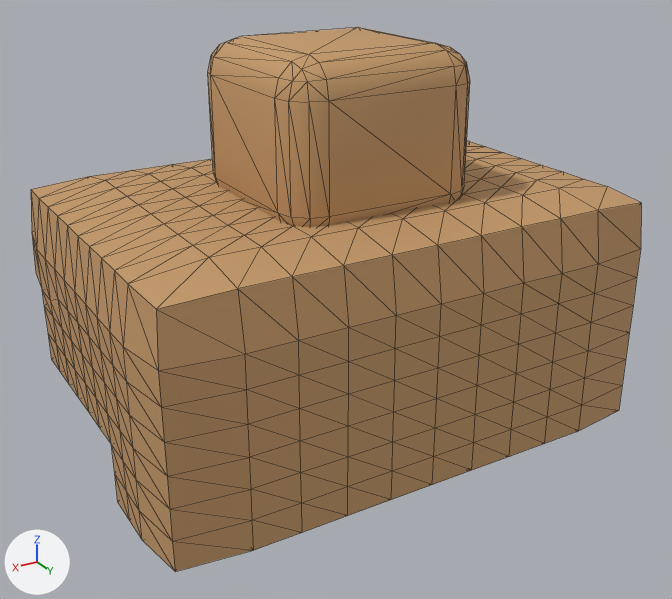
The glTF model public/assets/models/characters/wardrobe/hair-topbun-brown.glb, before and after one commit.
Rendered twice from a 50 mm lens placed at (0.439, 0.758, 0.495), pointed at (0.026, 0.069, 0.151). Lighting does not change. The marker at lower left points along +X, +Y and +Z. The older version comes first. Mesh edges are drawn as thin lines.

The first picture shows 'hair_shell', 'hair_topbun'.
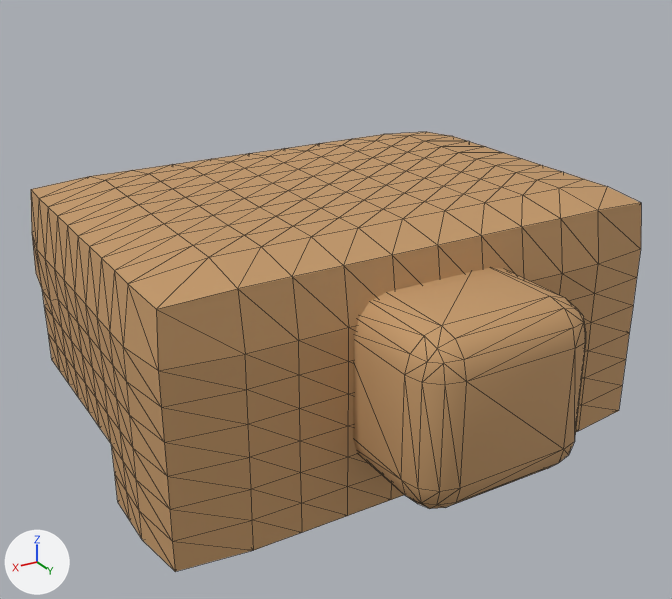
The edits, one by one:
Mesh me_hair_bun_back is new.
It has 96 vertices, 188 faces and spans x -0.085..0.085, y 0.142..0.296, z 0.052..0.208.
It uses material mat_charmat.
Object 'hair_topbun' (ob_hair_topbun) is deleted.
Object 'hair_bun_back' (ob_hair_bun_back) is new; it shows me_hair_bun_back.
Its location is (0.0, 0.0, 0.0).

Location of each change, [x1, y1, x2, y2] in pixels of the pictures (672 x 599 px):
'hair_bun_back', added (brown)
    after: [353, 267, 586, 509]
'hair_topbun', deleted (brown)
    before: [208, 27, 470, 227]
